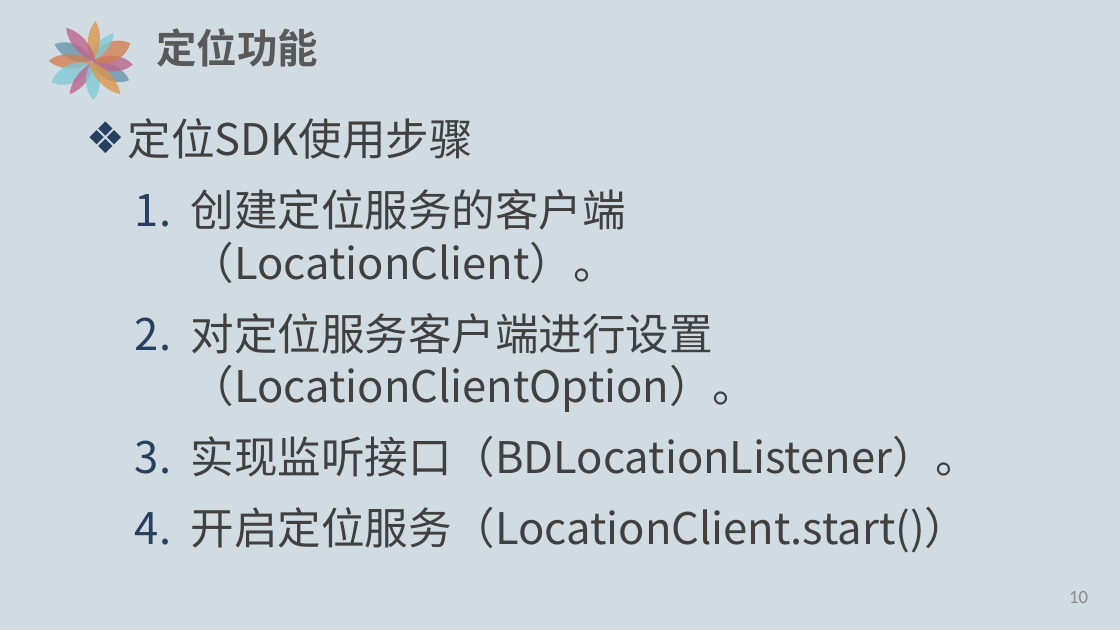
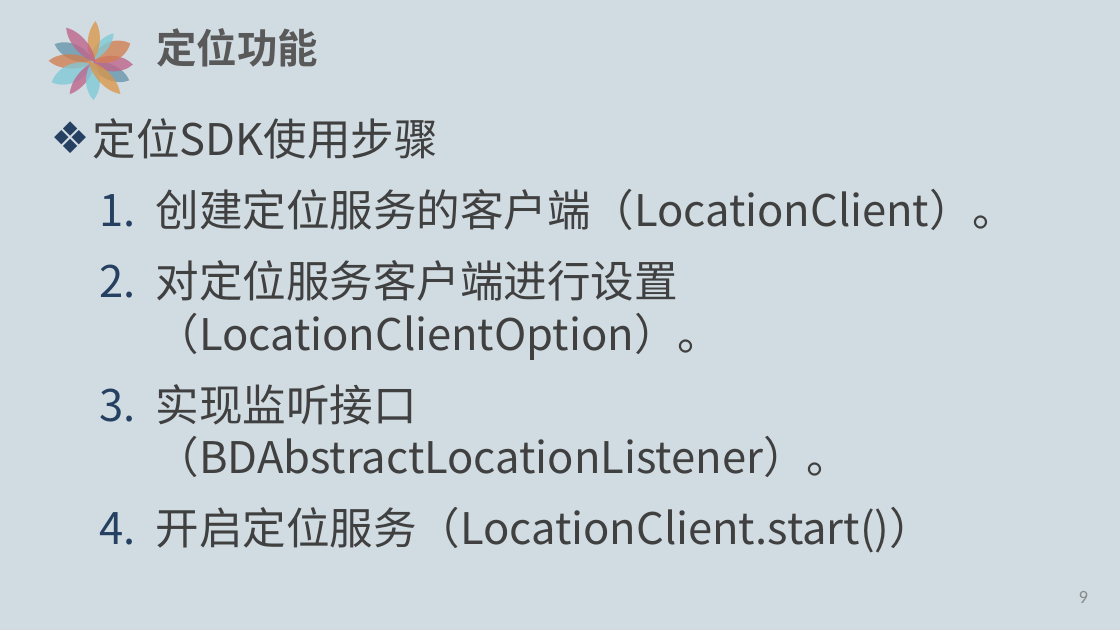
Before and after one commit to edu2act/course-Android-Integrated-Application, a slide deck: slide 10 of ch04-BaiduMap/百度地图PPT/4.4-定位.pptx (slide 11 before the commit). Drawn at 1120x630 pixels with LibreOffice and Linux fonts; fonts in the diff are those of the drawing. Boxes give left, top, right and bottom in pixels: in the first picture for what was removed or moved away, otherwise in the second. Text is boxed around its words. In the diff, an @@ line names an element or a change of style, - is before the commit and + after.

```diff
--- a/ch04-BaiduMap/百度地图PPT/4.4-定位.pptx
+++ b/ch04-BaiduMap/百度地图PPT/4.4-定位.pptx
@@ text "定位SDK使用步骤": place and size @@
-text "定位SDK使用步骤" at bbox=[128, 118, 980, 553]
+text "定位SDK使用步骤" at bbox=[93, 118, 1017, 553]
@@ text at bbox=[156, 384, 850, 477]: text changed @@
-  3. 实现监听接口（BDLocationListener）。
+  3. 实现监听接口（BDAbstractLocationListener）。
@@ page number at bbox=[1079, 591, 1088, 603]: text changed @@
-10
+9
```
Also in this commit, not shown: 1 other slide changed, 1 slide removed, 3 other files.
